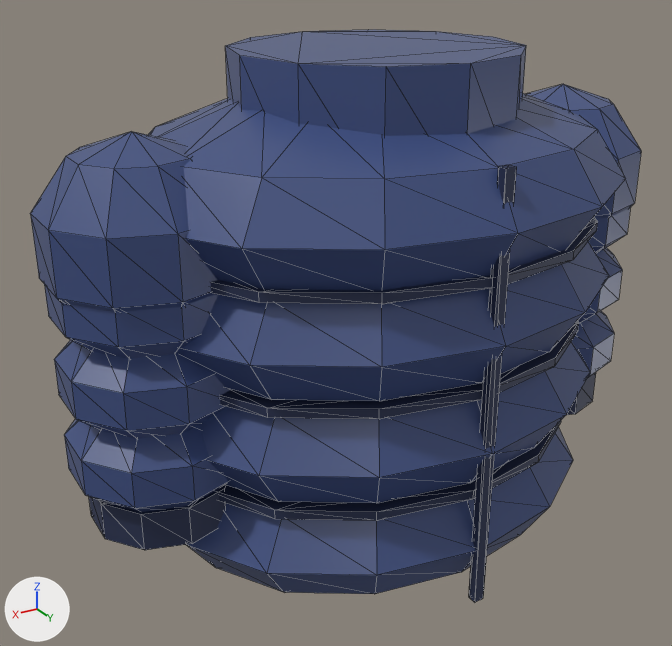
One commit to the glTF model assets/models/character/cosmetics/jacket_dutik.glb: the scene before it, then after it.
Before and after are seen from a camera (50 mm lens) standing at (0.635, 0.966, 1.325) and looking at (0.049, -0.012, 0.836). The lights are fixed; the arrows at lower left show +X, +Y and +Z. The picture after the commit comes second. Mesh edges are drawn as thin lines. Vertices at exactly the same position are counted once.

Before the edit, the objects in view are built like this:
```python
me_arml = bpy.data.meshes.new('ArmL')
me_arml.from_pydata(...)  # 188 vertices, 356 faces; spans x -0.109..0.109, y -0.114..0.114, z -0.355..0.12
# faces by material slot: [320, 36]
me_arml.materials.append(mat_dutiknavy)  # blue #3f5081
me_arml.materials.append(mat_dutikseam)  # dark blue #273050
me_armr = bpy.data.meshes.new('ArmR')
me_armr.from_pydata(...)  # 188 vertices, 356 faces; spans x -0.109..0.109, y -0.114..0.114, z -0.355..0.12
# faces by material slot: [320, 36]
me_armr.materials.append(mat_dutiknavy)  # blue #3f5081
me_armr.materials.append(mat_dutikseam)  # dark blue #273050
me_torso = bpy.data.meshes.new('Torso')
me_torso.from_pydata(...)  # 404 vertices, 772 faces; spans x -0.331..0.331, y -0.272..0.272, z -0.043..0.64
# faces by material slot: [604, 168]
me_torso.materials.append(mat_dutiknavy)  # blue #3f5081
me_torso.materials.append(mat_dutikseam)  # dark blue #273050
# before: 396 (-0.007, 0.242, -0.005), 397 (-0.007, 0.242, 0.545) at pixel (509, 164), 398 (-0.007, 0.254, -0.005) at pixel (483, 598), 399 (-0.007, 0.254, 0.545) at pixel (516, 166), 400 (0.007, 0.242, -0.005) at pixel (468, 597)
# before: 401 (0.007, 0.242, 0.545) at pixel (498, 166), 402 (0.007, 0.254, -0.005) at pixel (474, 602), 403 (0.007, 0.254, 0.545) at pixel (506, 168)
ob_arml = bpy.data.objects.new('ArmL', me_arml)
ob_arml.location = (-0.31, 0.0, 1.0)
ob_armr = bpy.data.objects.new('ArmR', me_armr)
ob_armr.location = (0.31, 0.0, 1.0)
ob_torso = bpy.data.objects.new('Torso', me_torso)
ob_torso.location = (0.0, 0.0, 0.55)
```
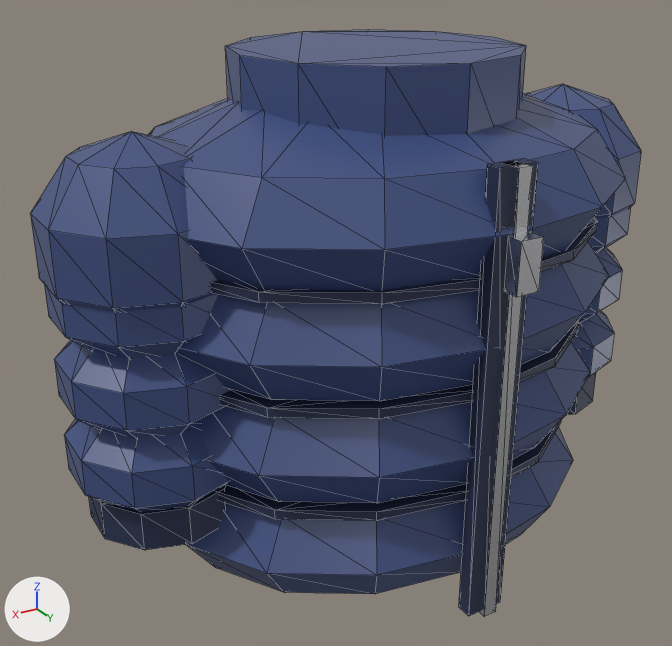
Changed parts and their boxes (x1, y1, x2, y2) in the pictures (672 x 646 px; the box of a moved part takes in the faces that stretch with it):
'Torso', reshaped
    before: (149, 30, 626, 602)
    after: (149, 30, 626, 616)
part 1 of me_torso, added
    after: (479, 160, 533, 616)
part 2 of me_torso, added
    after: (504, 232, 544, 297)
part 3 of me_torso, moved or reshaped
    before: (469, 165, 517, 602)
    after: (459, 159, 538, 616)

The change, as a list of edits to the scene's bpy script:
```text
Add mat_zipsilver:
    mat_zipsilver = principled_material('ZipSilver')
    mat_zipsilver.base_color = (0.85, 0.85, 0.88)  # white #ededf1
    mat_zipsilver.metallic = 1.0
    mat_zipsilver.roughness = 0.25
Change me_torso:
    used by ob_torso; location = (0.0, 0.0, 0.55)
    verts and faces of me_torso; kept vertices keep their numbers, new ones are numbered from 404
    remove me_torso.from_pydata(...)  # 404 vertices, 772 faces; spans x -0.331..0.331, y -0.272..0.272, z -0.043..0.64
    add me_torso.from_pydata(...)  # 420 vertices, 796 faces; spans x -0.331..0.331, y -0.272..0.294, z -0.043..0.64
    me_torso part 1: a new loose piece, a box spanning x -0.009..0.009, y 0.246..0.276, z -0.01..0.55, in mat_zipsilver (white #ededf1)
    me_torso part 2: a new loose piece, a box spanning x -0.015..0.015, y 0.274..0.294, z 0.42..0.48, in mat_zipsilver (white #ededf1)
    me_torso part 3
    add verts[396] = (-0.025, 0.246, -0.01)  # moved
    add verts[397] = (-0.025, 0.246, 0.55)  # moved, pixel (525, 158)
    add verts[398] = (-0.025, 0.266, -0.01)  # moved, pixel (500, 602)
    add verts[399] = (-0.025, 0.266, 0.55)  # moved, pixel (538, 162)
    add verts[400] = (0.025, 0.246, -0.01)  # moved, pixel (458, 607)
    add verts[401] = (0.025, 0.246, 0.55)  # moved, pixel (487, 164)
    add verts[402] = (0.025, 0.266, -0.01)  # moved, pixel (468, 616)
    add verts[403] = (0.025, 0.266, 0.55)  # moved, pixel (500, 168)
    add me_torso.materials.append(mat_zipsilver)  # white #ededf1
```
